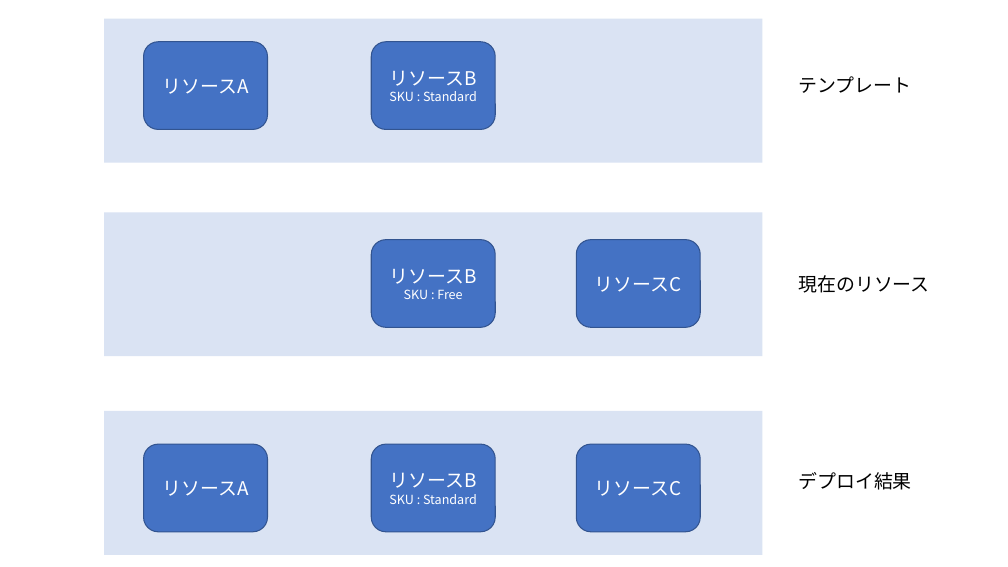
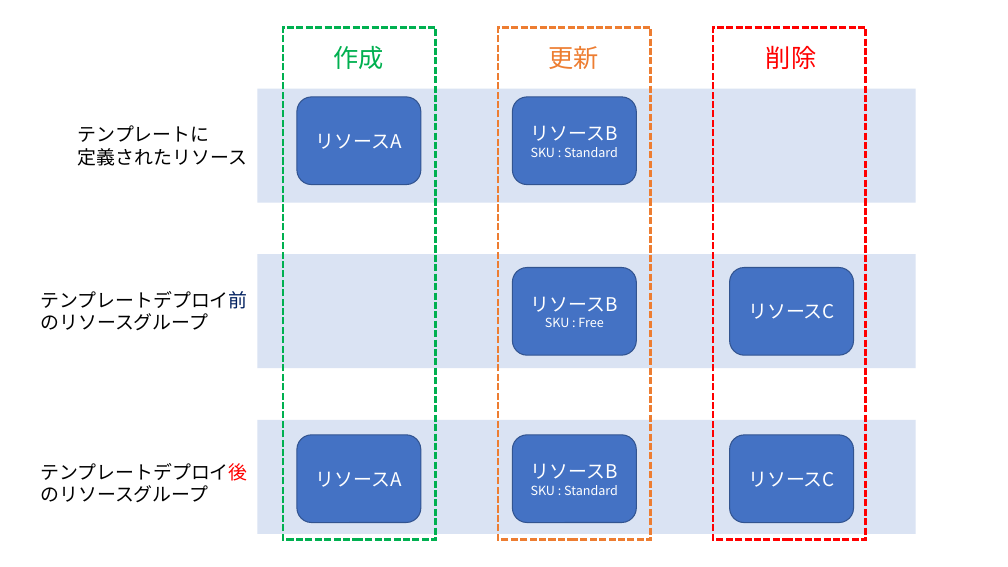
Before and after one commit to 07JP27/zenn-content, a slide deck: slide 1 of images/azure-deploy-mode/mode.pptx. Drawn at 1008x567 pixels with LibreOffice and Linux fonts; fonts in the diff are those of the drawing. Boxes give left, top, right and bottom in pixels: in the first picture for what was removed or moved away, otherwise in the second. Text is boxed around its words. In the diff, an @@ line names an element or a change of style, - is before the commit and + after.

```diff
--- a/images/azure-deploy-mode/mode.pptx
+++ b/images/azure-deploy-mode/mode.pptx
@@ rectangle added at (283,27,436,540), outline #00B050 2.25 pt dashed @@
@@ rectangle added at (498,27,651,540), outline #ED7D31 2.25 pt dashed @@
@@ rectangle added at (713,27,866,540), outline #FF0000 2.25 pt dashed @@
@@ text added at (333,46,383,69), 24 pt, text #00B050 @@
+作成
@@ text added at (549,46,599,69), 24 pt, text #ED7D31 @@
+更新
@@ text added at (766,45,816,69), 24 pt, text #FF0000 @@
+削除
@@ rectangle: place and size @@
-rectangle at (104,19,763,163)
+rectangle at (258,88,917,203)
@@ text removed at (798,76,911,93) @@
-テンプレート
@@ rounded rectangle "リソースA": place and size @@
-rounded rectangle "リソースA" at (144,42,268,129)
+rounded rectangle "リソースA" at (297,97,421,185)
@@ rounded rectangle "リソースB": place and size @@
-rounded rectangle "リソースB" at (371,42,495,129)
+rounded rectangle "リソースB" at (513,97,637,185)
@@ text added at (78,125,247,166), 18 pt, text #000000 @@
+テンプレートに
+定義されたリソース
@@ rectangle: place and size @@
-rectangle at (104,212,763,356)
+rectangle at (258,254,917,368)
@@ rounded rectangle "リソースB": place and size @@
-rounded rectangle "リソースB" at (371,240,495,327)
+rounded rectangle "リソースB" at (513,268,637,355)
@@ rounded rectangle "リソースC": place and size @@
-rounded rectangle "リソースC" at (576,240,700,327)
+rounded rectangle "リソースC" at (730,268,854,355)
@@ text added at (40,291,247,331), 18 pt, text #000000 @@
+テンプレートデプロイ前
+のリソースグループ
@@ text removed at (798,275,929,293) @@
-現在のリソース
@@ rectangle: place and size @@
-rectangle at (104,411,763,555)
+rectangle at (258,420,917,534)
@@ rounded rectangle "リソースA": place and size @@
-rounded rectangle "リソースA" at (144,444,268,532)
+rounded rectangle "リソースA" at (297,435,421,523)
@@ rounded rectangle "リソースB": place and size @@
-rounded rectangle "リソースB" at (371,444,495,532)
+rounded rectangle "リソースB" at (513,435,637,523)
@@ rounded rectangle "リソースC": place and size @@
-rounded rectangle "リソースC" at (576,444,700,532)
+rounded rectangle "リソースC" at (730,435,854,523)
@@ text added at (40,463,247,503), 18 pt, text #000000 @@
+テンプレートデプロイ後
+のリソースグループ
@@ text removed at (798,472,911,490) @@
-デプロイ結果
```
Also in this commit, not shown: 1 other slide changed, 7 other files.
